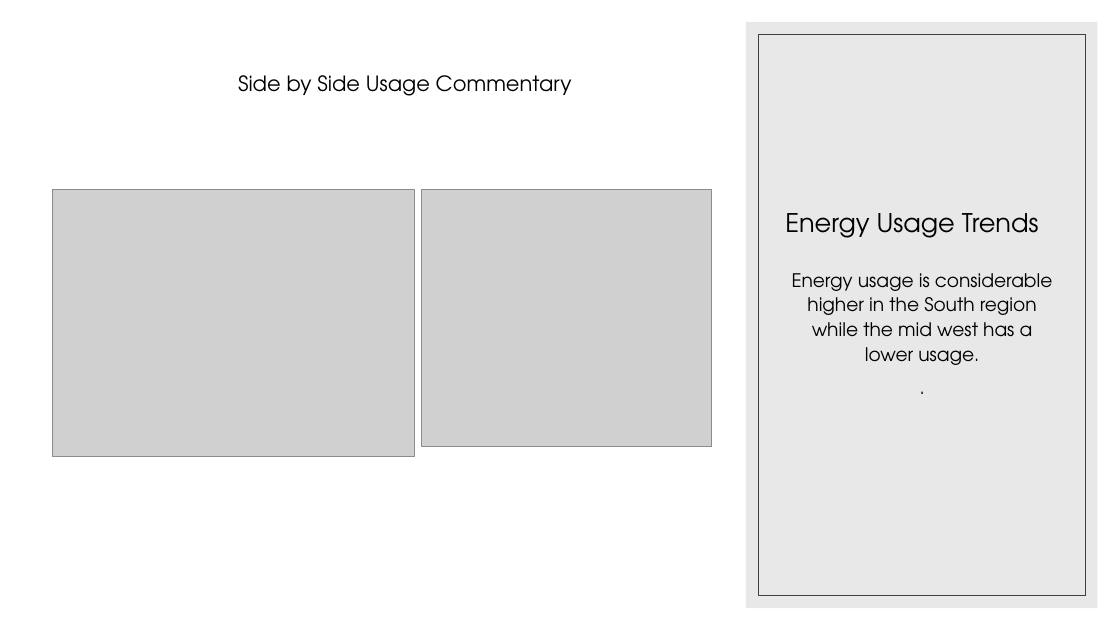
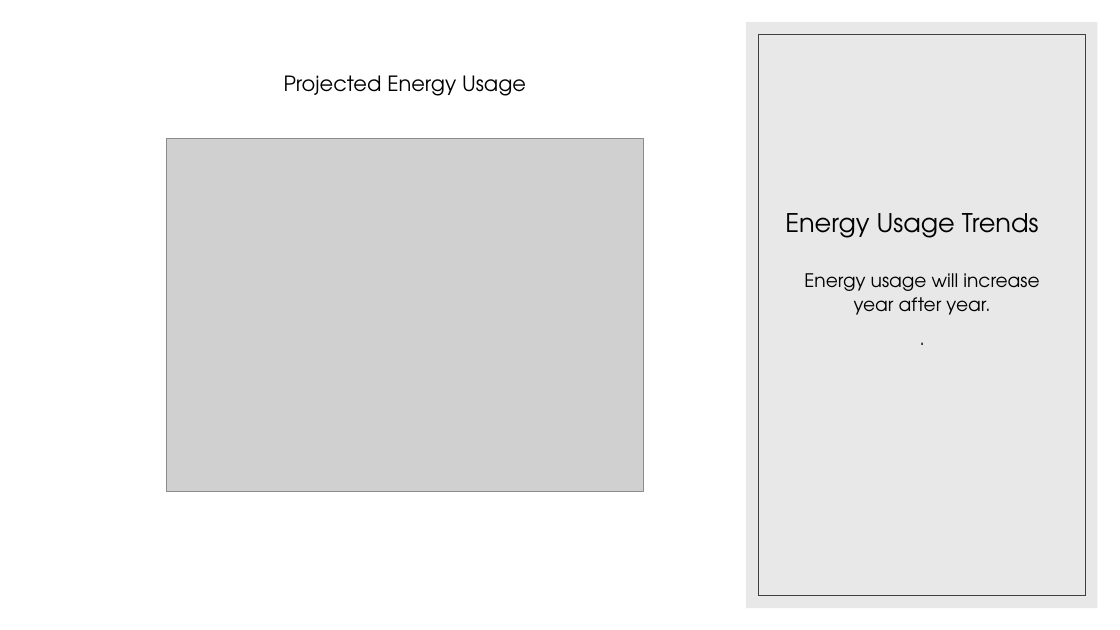
Before and after one commit to JWatson1102/project_1, a slide deck: slide 12 of Presentaion.pptx (slide 8 before the commit). Drawn at 1120x630 pixels with LibreOffice and Linux fonts; fonts in the diff are those of the drawing; grey boxes stand for pictures. Boxes give left, top, right and bottom in pixels: in the first picture for what was removed or moved away, otherwise in the second. Text is boxed around its words. In the diff, an @@ line names an element or a change of style, - is before the commit and + after.

```diff
--- a/Presentaion.pptx
+++ b/Presentaion.pptx
@@ text at box(284, 75, 526, 96): text changed @@
-Side by Side Usage Commentary
+Projected Energy Usage
@@ picture: place and size @@
-picture at box(53, 189, 415, 457)
+picture at box(166, 139, 644, 492)
@@ picture removed at box(422, 189, 712, 447) @@
@@ text at box(804, 273, 1039, 315): text changed @@
-Energy usage is considerable higher in the South region while the mid west has a lower usage.
+Energy usage will increase year after year.
```
Also in this commit, not shown: 3 other slides changed, 1 slide added, 1 other file.
